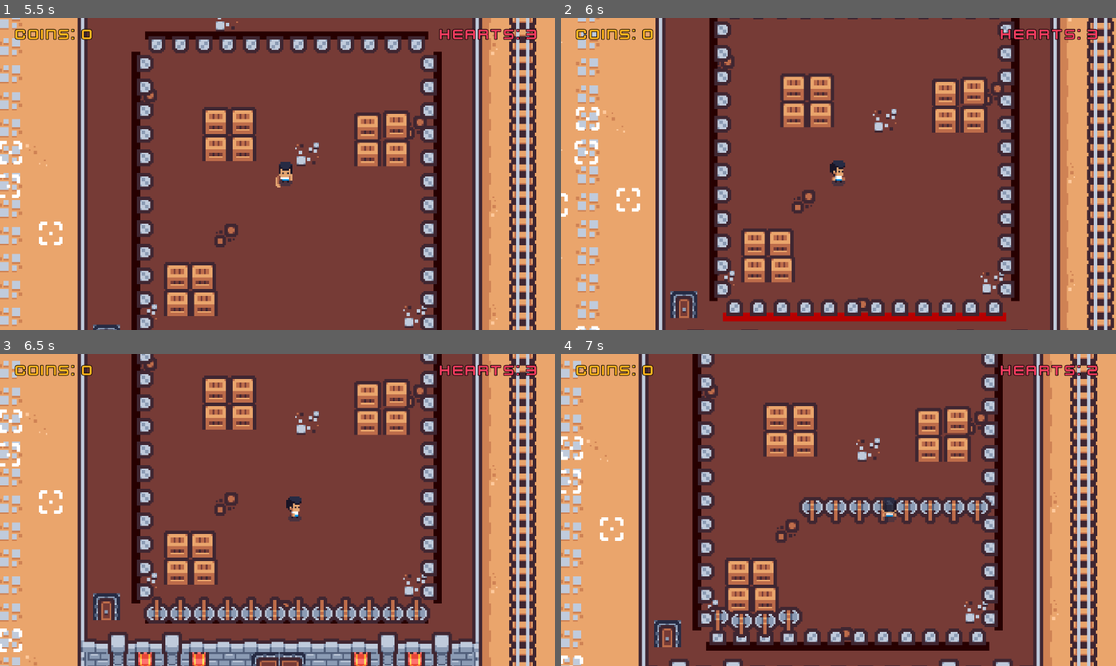
Above: before the commit, frames 1-4 (two rows, left to right).
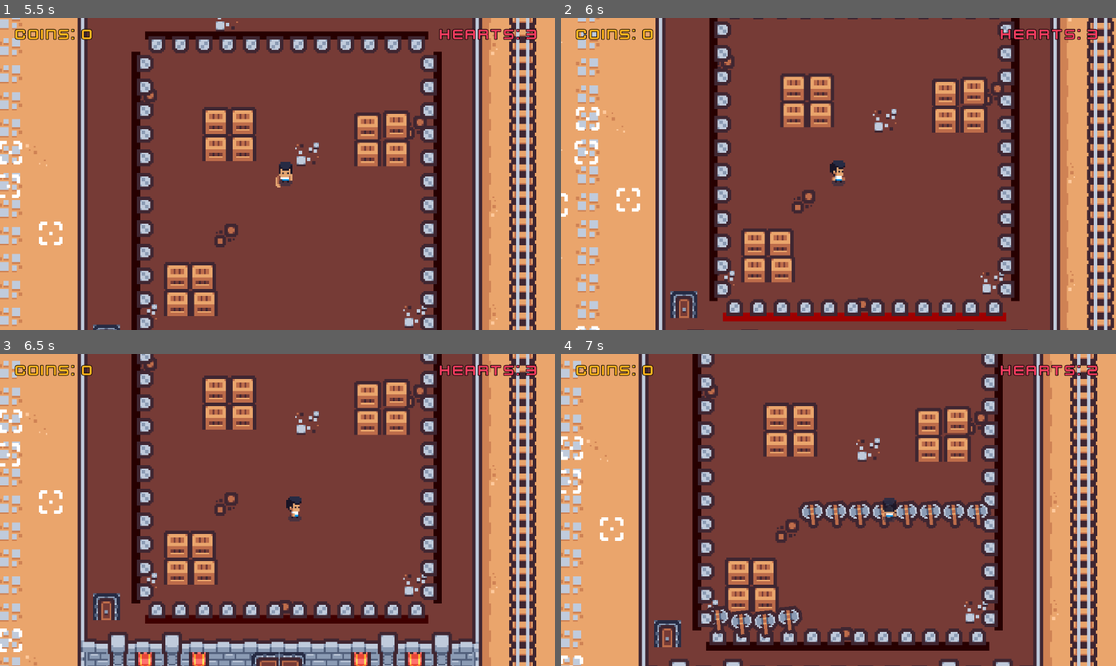
Above: after the commit, the same moments.

Repository: ki8yk8/game-dev-resolution
Game: Godot game, scene res://scenes/game_play.tscn
The game is run twice, just before and just after one commit, with the same random seed, the same clock (stepped at 60 frames per second) and the same inputs.
Inputs (mouse positions are in pixels of both pictures, inside the frame that each line leads up to):
- Up to frame 1 (5.5 s): tap Enter at 0.5 s; move the mouse to (399, 158) at 0.52 s; hold D (right) 0.53-1.28 s; tap Space (action) at 0.6, 2.85, 5.1 s; click (399, 158) at 0.67 s; move the mouse to (166, 189) at 1.27 s; hold Down (down) 1.28-2.03 s; tap Alt at 1.35, 3.6 s; move the mouse to (333, 105) at 2.02 s; hold D (right) 2.03-2.78 s; tap Shift at 2.1, 4.35 s; move the mouse to (249, 236) at 2.77 s; hold Up (up) 2.78-3.53 s; click (249, 236) at 2.92 s; move the mouse to (444, 220) at 3.52 s; hold A (left) 3.53-5.03 s; move the mouse to (111, 127) at 4.27 s; move the mouse to (305, 174) at 5.02 s; hold Down (down) from 5.03 s (still down); click (305, 174) at 5.17 s
- Up to frame 2 (6 s): move the mouse to (755, 96) at 5.77 s; release Down (down) at 5.78 s; hold D (right) from 5.78 s (still down); tap Alt at 5.85 s
- Up to frame 3 (6.5 s): keep holding D (right)
- Up to frame 4 (7 s): move the mouse to (960, 494) at 6.52 s; release D (right) at 6.53 s; hold Up (up) from 6.53 s (still down); tap Shift at 6.6 s

Frame 1 is identical in both runs. In frame 3, 3.2% of the frame differs, in the area x 25-78%, y 77-87%; in frame 4, 2.3%.

Commit message:
cleans the swords after cross game boundary

Diff:
--- a/scenes/survive_attack.tscn
+++ b/scenes/survive_attack.tscn
@@ -5,6 +5,18 @@
 
 [sub_resource type="RectangleShape2D" id="RectangleShape2D_ej38g"]
 size = Vector2(168, 168)
+
+[sub_resource type="WorldBoundaryShape2D" id="WorldBoundaryShape2D_7i5qo"]
+distance = -95.0
+
+[sub_resource type="WorldBoundaryShape2D" id="WorldBoundaryShape2D_3gcnq"]
+distance = -91.0
+
+[sub_resource type="WorldBoundaryShape2D" id="WorldBoundaryShape2D_e6hix"]
+distance = -89.0
+
+[sub_resource type="WorldBoundaryShape2D" id="WorldBoundaryShape2D_7sqd5"]
+distance = -90.0
 
 [node name="SurviveAttack" type="Area2D" unique_id=603188585]
 collision_mask = 2
@@ -51,8 +63,29 @@
 
 [node name="Timer" type="Timer" parent="." unique_id=867446738]
 wait_time = 5.0
-one_shot = true
-autostart = true
+
+[node name="Boundary" type="Area2D" parent="." unique_id=9456597]
+collision_mask = 4
+
+[node name="CollisionShape2D" type="CollisionShape2D" parent="Boundary" unique_id=124915927]
+position = Vector2(-1, 20)
+shape = SubResource("WorldBoundaryShape2D_7i5qo")
+
+[node name="CollisionShape2D2" type="CollisionShape2D" parent="Boundary" unique_id=1457115150]
+position = Vector2(0, -20)
+rotation = 3.1415927
+shape = SubResource("WorldBoundaryShape2D_3gcnq")
+
+[node name="CollisionShape2D3" type="CollisionShape2D" parent="Boundary" unique_id=922573669]
+position = Vector2(-27, -1)
+rotation = 1.5707964
+shape = SubResource("WorldBoundaryShape2D_e6hix")
+
+[node name="CollisionShape2D4" type="CollisionShape2D" parent="Boundary" unique_id=1446047894]
+position = Vector2(31, 0)
+rotation = -1.5707964
+shape = SubResource("WorldBoundaryShape2D_7sqd5")
 
 [connection signal="body_entered" from="." to="." method="_on_body_entered"]
 [connection signal="timeout" from="Timer" to="." method="_on_timer_timeout"]
+[connection signal="area_entered" from="Boundary" to="." method="_on_boundary_area_entered"]
--- a/scripts/survive_attack.gd
+++ b/scripts/survive_attack.gd
@@ -47,4 +47,8 @@
 
 func _on_body_entered(body: Node2D) -> void:
 	if body is Player:
-		print("Player arrived in the game")
+		timer.start()
+
+func _on_boundary_area_entered(area: Area2D) -> void:
+	if area is SurviveAttackSword:
+		area.queue_free()
--- a/scripts/survive_attack_sword.gd
+++ b/scripts/survive_attack_sword.gd
@@ -1,4 +1,5 @@
 extends Area2D
+class_name SurviveAttackSword
 
 @onready var timer:Timer = $Timer
 var stuck: bool = false
